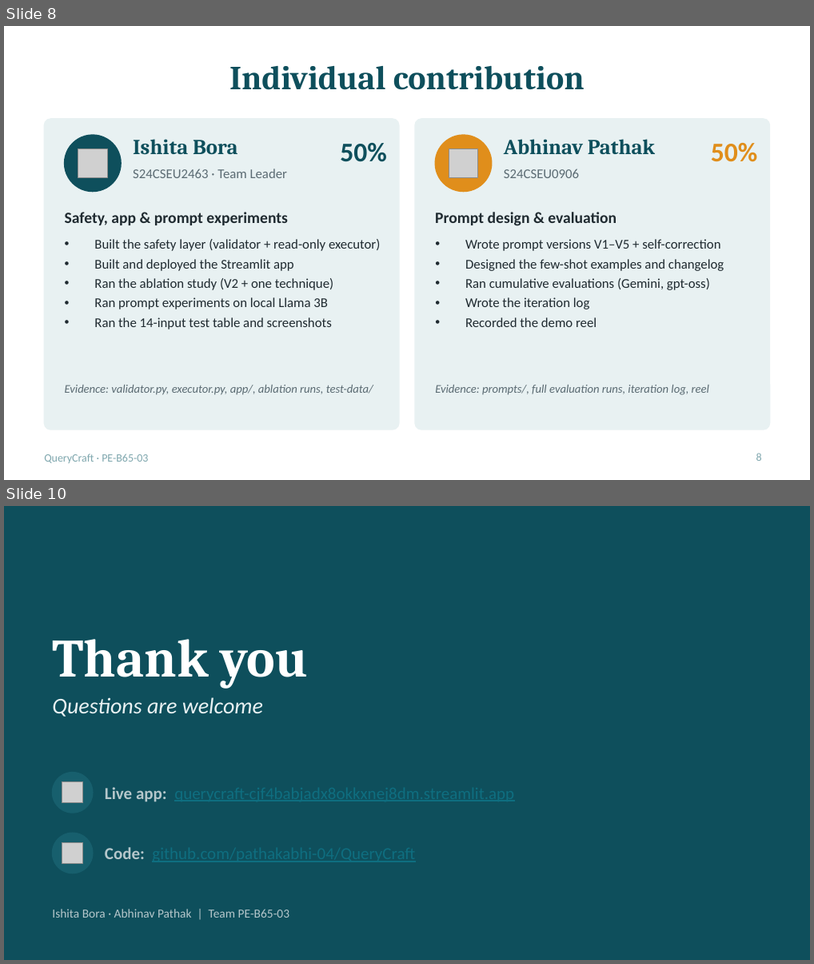
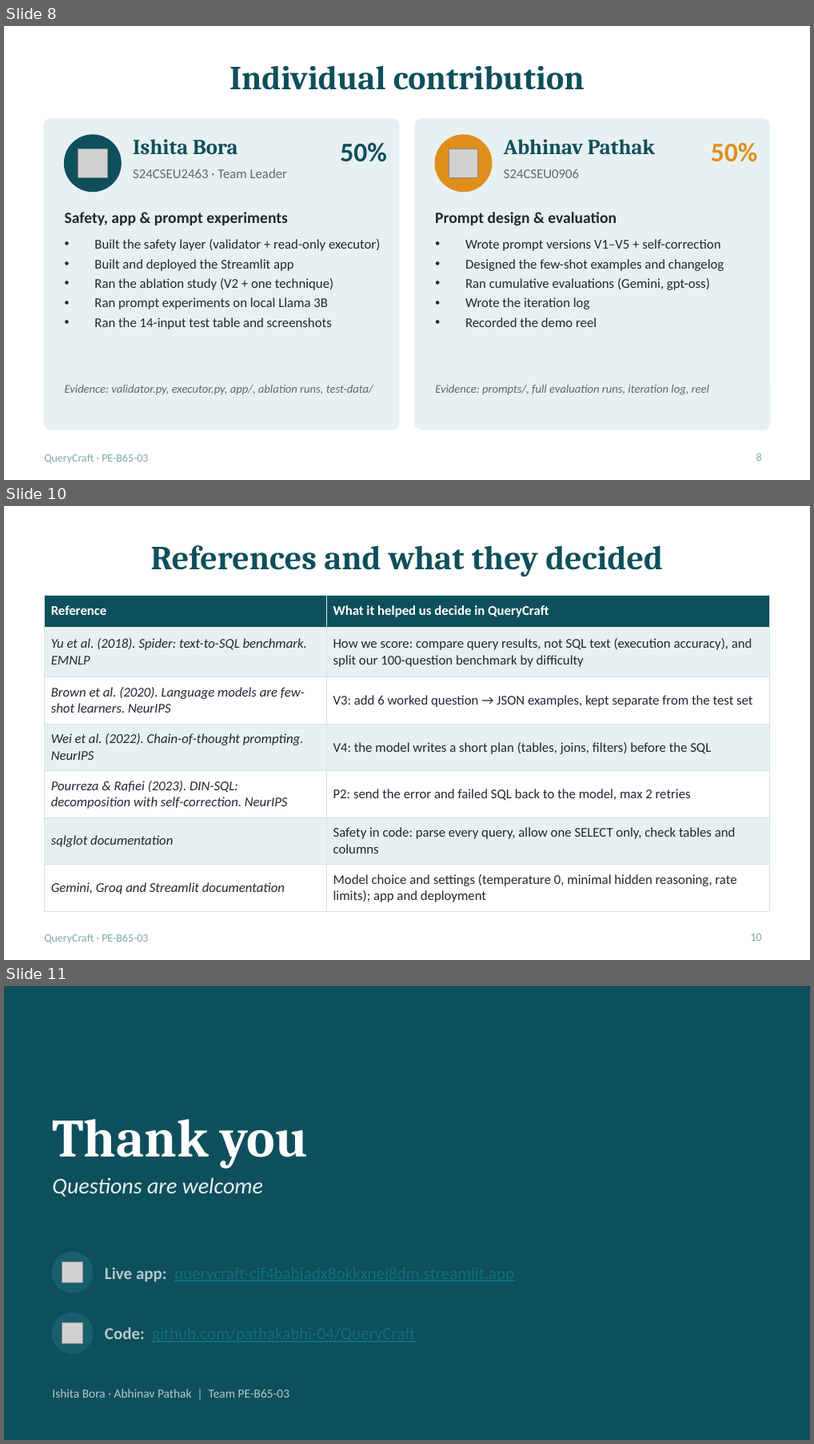
Before and after one commit to pathakabhi-04/QueryCraft, a slide deck: docs/QueryCraft_Presentation.pptx. Shown one above the other, each under a label of ours: slides 8 and 10 before the commit, slides 8, 10 and 11 after it; the slides between them are not shown. The pictures are 814x964 and 814x1444 pixels, drawn with LibreOffice and Linux fonts; fonts in the diff are those of the drawing; grey boxes stand for pictures. Boxes give left, top, right and bottom in pixels: in the first picture for what was removed or moved away, otherwise in the second. Text is boxed around its words. In the diff, an @@ line names an element or a change of style, - is before the commit and + after.

```diff
--- a/docs/QueryCraft_Presentation.pptx
+++ b/docs/QueryCraft_Presentation.pptx
@@ slide 10 added at box(4, 506, 810, 960), background #FFFFFF; not listed: 1 template element that a slide beside it also shows @@
@@ title added at box(151, 545, 663, 577), 30 pt, text #0E4F5C, bold @@
+References and what they decided
@@ table added at box(44, 595, 770, 905), 7 rows, 2 columns @@
+Reference | What it helped us decide in QueryCraft
+Yu et al. (2018). Spider: text-to-SQL benchmark. EMNLP | How we score: compare query results, not SQL text (execution accuracy), and split our 100-question benchmark by difficulty
+Brown et al. (2020). Language models are few-shot learners. NeurIPS | V3: add 6 worked question → JSON examples, kept separate from the test set
+Wei et al. (2022). Chain-of-thought prompting. NeurIPS | V4: the model writes a short plan (tables, joins, filters) before the SQL
+Pourreza & Rafiei (2023). DIN-SQL: decomposition with self-correction. NeurIPS | P2: send the error and failed SQL back to the model, max 2 retries
+sqlglot documentation | Safety in code: parse every query, allow one SELECT only, check tables and columns
+Gemini, Groq and Streamlit documentation | Model choice and settings (temperature 0, minimal hidden reasoning, rate limits); app and deployment
@@ page number added at box(751, 933, 762, 940), 10 pt, text #7FA7AE @@
+10
@@ what was slide 10 is now slide 11 @@
```
Also in this commit, not shown: 1 slide changed.
